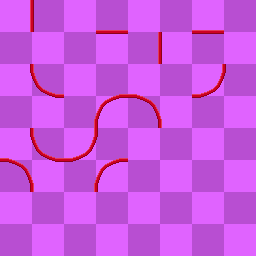
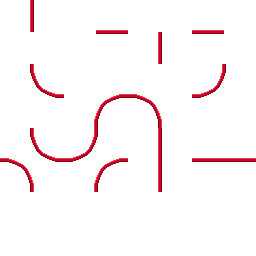
Comparing the layer stacks of the two 256px x 256px images. Changes:
added layer "Layer 30" above "Layer 29" over <box>192,158,256,162</box>
added layer "Layer 29" above "Layer 26" over <box>158,128,162,192</box>
hid "Layer 16" over <box>0,0,256,256</box>
